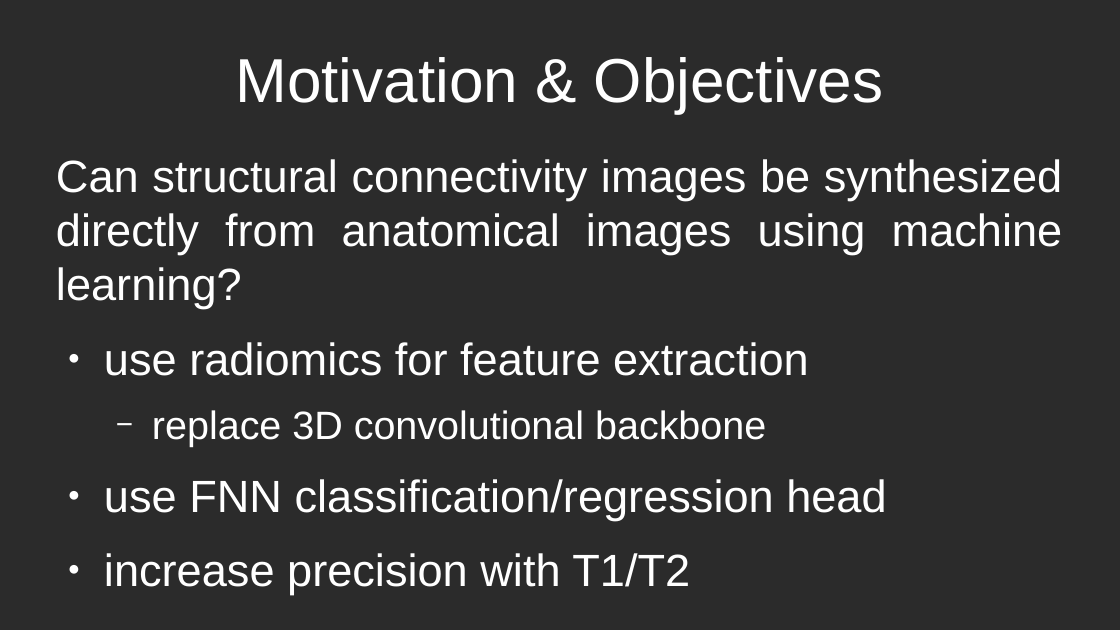
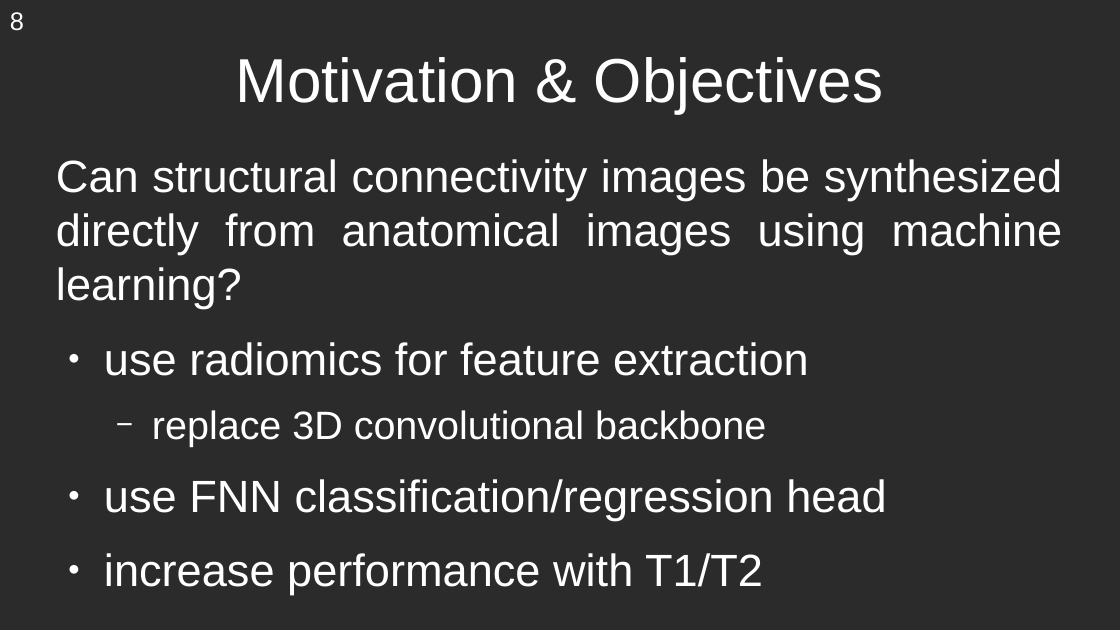
Before and after one commit to nlevi-dev/UPC-MasterThesis, a slide deck: slide 8 of Presentation.odp. Drawn at 1120x630 pixels with LibreOffice and Linux fonts; fonts in the diff are those of the drawing; background and template pictures are left out; a plain dark background stands for a picture behind light text. Boxes give left, top, right and bottom in pixels: in the first picture for what was removed or moved away, otherwise in the second. Text is boxed around its words. In the diff, an @@ line names an element or a change of style, - is before the commit and + after.

```diff
--- a/Presentation.odp
+++ b/Presentation.odp
@@ page number added at (x1=10, y1=12, x2=24, y2=31), 18 pt, text #FFFFFF @@
+8
@@ text at (x1=104, y1=553, x2=763, y2=595): text changed @@
-● increase precision with T1/T2
+● increase performance with T1/T2
```
Also in this commit, not shown: 25 other slides changed, 1 other file.
